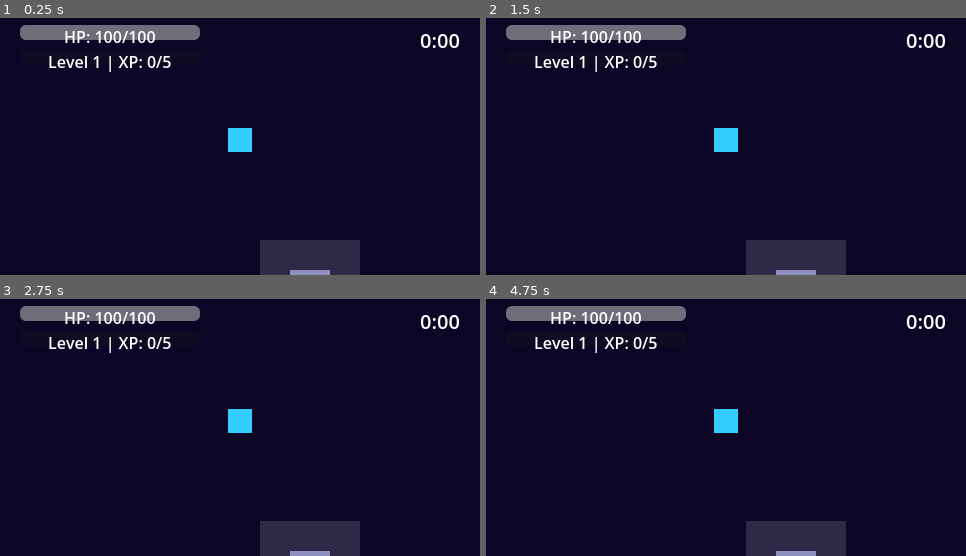
Above: before the commit, frames 1-4 (two rows, left to right).
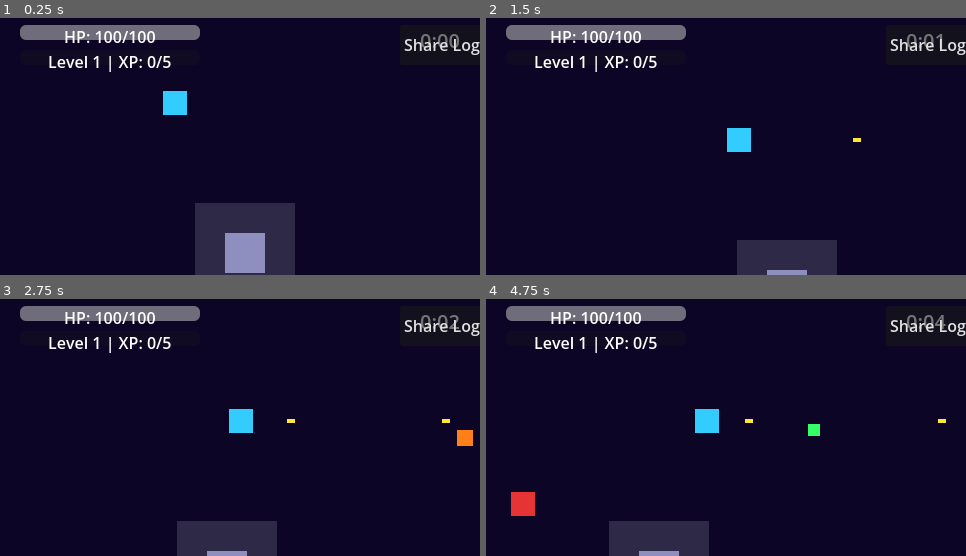
Above: after the commit, the same moments.

Repository: jlromgaz/Astro-Reaper
Game: Godot game, scene res://scenes/main/main.tscn
The game is run twice, just before and just after one commit, with the same random seed, the same clock (stepped at 60 frames per second) and the same inputs.
Inputs (mouse positions are in pixels of both pictures, inside the frame that each line leads up to):
- Up to frame 1 (0.25 s): no input
- Up to frame 2 (1.5 s): click (927, 46) at 0.5 s, where only the run after the commit has a clickable "Share Log"; move the mouse to (831, 125) at 1.27 s; hold D (move_right) from 1.28 s (still down); click (831, 125) at 1.42 s
- Up to frame 3 (2.75 s): release D (move_right) at 2 s; drag from (144, 435) to (216, 473) at 2.02 s
- Up to frame 4 (4.75 s): move the mouse to (774, 360) at 2.77 s; hold D (move_right) 2.78-3.5 s; click (774, 360) at 2.92 s; drag from (702, 473) to (582, 381) at 3.52 s; move the mouse to (870, 460) at 4.27 s; hold A (move_left) from 4.28 s (still down); click (870, 460) at 4.42 s

The runs differ from the first frame. In frame 1, 8.3% of the frame differs, in the area x 33-100%, y 6-100%; in frame 2, 1.7%; in frame 3, 5.5%; in frame 4, 7.6%.
Error before the commit: Parse Error: Cannot find member "clamp_length" in base "Vector2". (res://scripts/player/player.gd:39)

Commit message:
feat(gameplay): Enhance game configuration, UI, and enemy mechanics
- Updated project.godot with improved configuration comments and added features.
- Introduced a damage popup in the HUD for player feedback on damage taken.
- Adjusted enemy damage values for better game balance, reducing damage from various enemy types.
- Refined enemy scripts to ensure consistent type handling and improved readability.
- Enhanced player script with invincibility mechanics after taking damage.
- Improved weapon scripts for better type handling and targeting mechanics.

These changes aim to enhance gameplay experience and balance while providing clearer feedback to players.

Diff:
--- a/project.godot
+++ b/project.godot
@@ -1,5 +1,10 @@
 ; Engine configuration file.
-; Astro Reaper - Survivors-like space auto-shooter roguelite
+; It's best edited using the editor UI and not directly,
+; since the parameters that go here are not all obvious.
+;
+; Format:
+;   [section] ; section goes between []
+;   param=value ; assign values to parameters
 
 config_version=5
 
@@ -7,12 +12,18 @@
 
 config/name="Astro Reaper"
 run/main_scene="res://scenes/main/main.tscn"
+config/features=PackedStringArray("4.6")
 
 [autoload]
 
 EventBus="*res://scripts/core/event_bus.gd"
 GameManager="*res://scripts/core/game_manager.gd"
 DebugLog="*res://scripts/core/debug_log.gd"
+
+[debug]
+
+file_logging/enable_file_logging=true
+file_logging/max_log_files=3
 
 [display]
 
@@ -23,12 +34,6 @@
 window/handheld/orientation=1
 window/size/test_width=0
 window/size/test_height=0
-
-[debug]
-
-file_logging/enable_file_logging=true
-file_logging/log_path="user://logs/godot.log"
-file_logging/max_log_files=3
 
 [input]
 
@@ -65,5 +70,5 @@
 
 [rendering]
 
+textures/canvas_textures/default_texture_filter=0
 renderer/rendering_method="mobile"
-textures/canvas_textures/default_texture_filter=0
--- a/scenes/ui/hud.tscn
+++ b/scenes/ui/hud.tscn
@@ -22,6 +22,16 @@
 text = "HP: 100/100"
 horizontal_alignment = 1
 vertical_alignment = 1
+
+[node name="DamagePopup" type="Label" parent="."]
+visible = false
+offset_left = 210.0
+offset_top = 15.0
+offset_right = 280.0
+offset_bottom = 45.0
+theme_override_colors/font_color = Color(1, 0.3, 0.3, 1)
+theme_override_font_sizes/font_size = 18
+text = "-0"
 
 [node name="XPBar" type="ProgressBar" parent="."]
 offset_left = 20.0
--- a/scripts/bullets/bullet_enemy.gd
+++ b/scripts/bullets/bullet_enemy.gd
@@ -1,7 +1,7 @@
 extends Area2D
 ## Enemy projectile. Hits player.
 
-var damage: float = 8.0
+var damage: float = 4.0
 var speed: float = 180.0
 var _direction := Vector2.RIGHT
 
--- a/scripts/bullets/bullet_missile.gd
+++ b/scripts/bullets/bullet_missile.gd
@@ -24,9 +24,9 @@
 		queue_free()
 		return
 
-	var target := _find_nearest_enemy()
+	var target: Node2D = _find_nearest_enemy()
 	if target:
-		var to_target := (target.global_position - global_position).normalized()
+		var to_target: Vector2 = (target.global_position - global_position).normalized()
 		_velocity = _velocity.lerp(to_target * speed, HOMING_STRENGTH * delta).limit_length(speed)
 
 	position += _velocity * delta
@@ -34,14 +34,14 @@
 
 
 func _find_nearest_enemy() -> Node2D:
-	var enemies := get_tree().get_nodes_in_group("enemies")
+	var enemies: Array = get_tree().get_nodes_in_group("enemies")
 	var nearest: Node2D = null
-	var nearest_dist := INF
+	var nearest_dist: float = INF
 	for node in enemies:
-		var body := node as Node2D
+		var body: Node2D = node as Node2D
 		if not is_instance_valid(body):
 			continue
-		var d := global_position.distance_squared_to(body.global_position)
+		var d: float = global_position.distance_squared_to(body.global_position)
 		if d < nearest_dist:
 			nearest_dist = d
 			nearest = body
--- a/scripts/core/debug_log.gd
+++ b/scripts/core/debug_log.gd
@@ -27,8 +27,8 @@
 
 
 func _log(category: String, message: String, level: String = "INFO") -> void:
-	var timestamp := Time.get_time_string_from_system()
-	var line := "[%s][%s][%s] %s" % [timestamp, level, category, message]
+	var timestamp: String = Time.get_time_string_from_system()
+	var line: String = "[%s][%s][%s] %s" % [timestamp, level, category, message]
 	_log_lines.append(line)
 	if _log_lines.size() > MAX_LOG_LINES:
 		_log_lines.remove_at(0)
@@ -37,7 +37,7 @@
 
 
 func _write_to_file(line: String) -> void:
-	var f := FileAccess.open(LOG_PATH, FileAccess.READ_WRITE)
+	var f: FileAccess = FileAccess.open(LOG_PATH, FileAccess.READ_WRITE)
 	if not f:
 		f = FileAccess.open(LOG_PATH, FileAccess.WRITE)
 	if f:
@@ -56,11 +56,11 @@
 
 func share_log() -> void:
 	## On Android, opens share intent with log content.
-	var content := get_log_content()
+	var content: String = get_log_content()
 	if content.is_empty():
 		content = "(no log entries)"
 	if OS.get_name() == "Android":
-		var f := FileAccess.open(LOG_PATH, FileAccess.WRITE)
+		var f: FileAccess = FileAccess.open(LOG_PATH, FileAccess.WRITE)
 		if f:
 			f.store_string(content)
 			f.close()
@@ -73,5 +73,5 @@
 func _android_share_file(path: String) -> void:
 	## Uses Godot's DisplayServer for Android share.
 	## Requires Android plugin or Engine singleton - simplified for MVP.
-	var abspath := ProjectSettings.globalize_path(path)
+	var abspath: String = ProjectSettings.globalize_path(path)
 	OS.shell_open("file://" + abspath)
--- a/scripts/enemies/enemy_boss.gd
+++ b/scripts/enemies/enemy_boss.gd
@@ -4,7 +4,7 @@
 
 const SPEED := 25.0
 const HP := 500.0
-const DAMAGE := 25.0
+const DAMAGE := 12.0
 const XP_VALUE := 20
 
 var hp: float = HP
@@ -43,11 +43,11 @@
 		_is_charging = true
 		call_deferred("_start_charge_timer")
 		return
-	var dir := (_player.global_position - global_position).normalized()
+	var dir: Vector2 = (_player.global_position - global_position).normalized()
 	velocity = dir * SPEED
 	move_and_slide()
 	if get_slide_collision_count() > 0:
-		var col := get_slide_collision(0)
+		var col: KinematicCollision2D = get_slide_collision(0)
 		if col.get_collider().is_in_group("player"):
 			col.get_collider().take_damage(DAMAGE, self)
 
@@ -59,7 +59,7 @@
 
 func _check_charge_collision() -> void:
 	for i in range(get_slide_collision_count()):
-		var col := get_slide_collision(i)
+		var col: KinematicCollision2D = get_slide_collision(i)
 		if col.get_collider().is_in_group("player"):
 			col.get_collider().take_damage(DAMAGE * 1.5, self)
 
@@ -80,8 +80,8 @@
 
 
 func _spawn_xp() -> void:
-	var xp_scene := preload("res://scenes/pickups/xp_pickup.tscn")
-	var xp := xp_scene.instantiate()
+	var xp_scene: PackedScene = preload("res://scenes/pickups/xp_pickup.tscn")
+	var xp: Node = xp_scene.instantiate()
 	xp.global_position = global_position
 	if xp.has_method("set_value"):
 		xp.set_value(XP_VALUE)
--- a/scripts/enemies/enemy_drone.gd
+++ b/scripts/enemies/enemy_drone.gd
@@ -3,7 +3,7 @@
 
 const SPEED := 50.0
 const HP := 20.0
-const DAMAGE := 10.0
+const DAMAGE := 5.0
 const XP_VALUE := 1
 
 var hp: float = HP
@@ -24,11 +24,11 @@
 func _physics_process(delta: float) -> void:
 	if not _player or not GameManager.is_playing():
 		return
-	var dir := (_player.global_position - global_position).normalized()
+	var dir: Vector2 = (_player.global_position - global_position).normalized()
 	velocity = dir * SPEED
 	move_and_slide()
 	if get_slide_collision_count() > 0:
-		var col := get_slide_collision(0)
+		var col: KinematicCollision2D = get_slide_collision(0)
 		if col.get_collider().is_in_group("player"):
 			col.get_collider().take_damage(DAMAGE, self)
 
@@ -48,8 +48,8 @@
 
 
 func _spawn_xp() -> void:
-	var xp_scene := preload("res://scenes/pickups/xp_pickup.tscn")
-	var xp := xp_scene.instantiate()
+	var xp_scene: PackedScene = preload("res://scenes/pickups/xp_pickup.tscn")
+	var xp: Node = xp_scene.instantiate()
 	xp.global_position = global_position
 	if xp.has_method("set_value"):
 		xp.set_value(XP_VALUE)
--- a/scripts/enemies/enemy_kamikaze.gd
+++ b/scripts/enemies/enemy_kamikaze.gd
@@ -3,7 +3,7 @@
 
 const SPEED := 120.0
 const HP := 8.0
-const DAMAGE := 15.0
+const DAMAGE := 8.0
 const XP_VALUE := 1
 
 var hp: float = HP
@@ -24,11 +24,11 @@
 func _physics_process(delta: float) -> void:
 	if not _player or not GameManager.is_playing():
 		return
-	var dir := (_player.global_position - global_position).normalized()
+	var dir: Vector2 = (_player.global_position - global_position).normalized()
 	velocity = dir * SPEED
 	move_and_slide()
 	if get_slide_collision_count() > 0:
-		var col := get_slide_collision(0)
+		var col: KinematicCollision2D = get_slide_collision(0)
 		if col.get_collider().is_in_group("player"):
 			col.get_collider().take_damage(DAMAGE, self)
 
@@ -48,8 +48,8 @@
 
 
 func _spawn_xp() -> void:
-	var xp_scene := preload("res://scenes/pickups/xp_pickup.tscn")
-	var xp := xp_scene.instantiate()
+	var xp_scene: PackedScene = preload("res://scenes/pickups/xp_pickup.tscn")
+	var xp: Node = xp_scene.instantiate()
 	xp.global_position = global_position
 	if xp.has_method("set_value"):
 		xp.set_value(XP_VALUE)
--- a/scripts/enemies/enemy_ranged.gd
+++ b/scripts/enemies/enemy_ranged.gd
@@ -3,7 +3,7 @@
 
 const SPEED := 40.0
 const HP := 30.0
-const DAMAGE := 8.0
+const DAMAGE := 4.0
 const XP_VALUE := 2
 const ATTACK_COOLDOWN := 1.2
 const BULLET_SPEED := 180.0
@@ -29,7 +29,7 @@
 func _physics_process(delta: float) -> void:
 	if not _player or not GameManager.is_playing():
 		return
-	var dir := (_player.global_position - global_position).normalized()
+	var dir: Vector2 = (_player.global_position - global_position).normalized()
 	velocity = dir * SPEED
 	move_and_slide()
 	_try_shoot(delta)
@@ -43,8 +43,8 @@
 
 
 func _shoot() -> void:
-	var bullet := _bullet_scene.instantiate()
-	var dir := (_player.global_position - global_position).normalized()
+	var bullet: Node = _bullet_scene.instantiate()
+	var dir: Vector2 = (_player.global_position - global_position).normalized()
 	bullet.global_position = global_position + dir * 20
 	if bullet.has_method("setup"):
 		bullet.setup(DAMAGE, BULLET_SPEED, dir)
@@ -66,8 +66,8 @@
 
 
 func _spawn_xp() -> void:
-	var xp_scene := preload("res://scenes/pickups/xp_pickup.tscn")
-	var xp := xp_scene.instantiate()
+	var xp_scene: PackedScene = preload("res://scenes/pickups/xp_pickup.tscn")
+	var xp: Node = xp_scene.instantiate()
 	xp.global_position = global_position
 	if xp.has_method("set_value"):
 		xp.set_value(XP_VALUE)
--- a/scripts/enemies/enemy_tank.gd
+++ b/scripts/enemies/enemy_tank.gd
@@ -3,7 +3,7 @@
 
 const SPEED := 25.0
 const HP := 80.0
-const DAMAGE := 12.0
+const DAMAGE := 6.0
 const XP_VALUE := 3
 
 var hp: float = HP
@@ -24,11 +24,11 @@
 func _physics_process(delta: float) -> void:
 	if not _player or not GameManager.is_playing():
 		return
-	var dir := (_player.global_position - global_position).normalized()
+	var dir: Vector2 = (_player.global_position - global_position).normalized()
 	velocity = dir * SPEED
 	move_and_slide()
 	if get_slide_collision_count() > 0:
-		var col := get_slide_collision(0)
+		var col: KinematicCollision2D = get_slide_collision(0)
 		if col.get_collider().is_in_group("player"):
 			col.get_collider().take_damage(DAMAGE, self)
 
@@ -48,8 +48,8 @@
 
 
 func _spawn_xp() -> void:
-	var xp_scene := preload("res://scenes/pickups/xp_pickup.tscn")
-	var xp := xp_scene.instantiate()
+	var xp_scene: PackedScene = preload("res://scenes/pickups/xp_pickup.tscn")
+	var xp: Node = xp_scene.instantiate()
 	xp.global_position = global_position
 	if xp.has_method("set_value"):
 		xp.set_value(XP_VALUE)
--- a/scripts/main/main.gd
+++ b/scripts/main/main.gd
@@ -28,20 +28,20 @@
 	for action in ["move_up", "move_down", "move_left", "move_right"]:
 		if not InputMap.has_action(action):
 			InputMap.add_action(action)
-	var keys := {"move_up": KEY_W, "move_down": KEY_S, "move_left": KEY_A, "move_right": KEY_D}
+	var keys: Dictionary = {"move_up": KEY_W, "move_down": KEY_S, "move_left": KEY_A, "move_right": KEY_D}
 	for action in keys:
-		var ev := InputEventKey.new()
+		var ev: InputEventKey = InputEventKey.new()
 		ev.keycode = keys[action]
 		InputMap.action_add_event(action, ev)
-	var arrows := {"move_up": KEY_UP, "move_down": KEY_DOWN, "move_left": KEY_LEFT, "move_right": KEY_RIGHT}
+	var arrows: Dictionary = {"move_up": KEY_UP, "move_down": KEY_DOWN, "move_left": KEY_LEFT, "move_right": KEY_RIGHT}
 	for action in arrows:
-		var ev := InputEventKey.new()
+		var ev: InputEventKey = InputEventKey.new()
 		ev.keycode = arrows[action]
 		InputMap.action_add_event(action, ev)
 
 
 func _add_spawner_script() -> void:
-	var spawner_script := preload("res://scripts/systems/enemy_spawner.gd").new()
+	var spawner_script: Node = preload("res://scripts/systems/enemy_spawner.gd").new()
 	spawner_script.name = "SpawnerScript"
 	spawner.add_child(spawner_script)
 	_spawner_script = spawner_script
@@ -56,7 +56,7 @@
 		$GameWorld/Camera2D.global_position = player.global_position
 	# Keyboard fallback for desktop testing (disabled on mobile)
 	if OS.get_name() != "Android" and OS.get_name() != "iOS":
-		var key_input := Vector2.ZERO
+		var key_input: Vector2 = Vector2.ZERO
 		if Input.is_action_pressed("move_right"):
 			key_input.x += 1
 		if Input.is_action_pressed("move_left"):
--- a/scripts/pickups/xp_pickup.gd
+++ b/scripts/pickups/xp_pickup.gd
@@ -9,12 +9,12 @@
 
 
 func _process(_delta: float) -> void:
-	var player := get_tree().get_first_node_in_group("player") as Node2D
+	var player: Node2D = get_tree().get_first_node_in_group("player") as Node2D
 	if not player:
 		return
-	var dist := global_position.distance_to(player.global_position)
+	var dist: float = global_position.distance_to(player.global_position)
 	if player.has_method("get_pickup_radius"):
-		var radius := player.get_pickup_radius()
+		var radius: float = player.get_pickup_radius()
 		if dist <= radius:
 			_collect(player)
 
--- a/scripts/player/player.gd
+++ b/scripts/player/player.gd
@@ -2,7 +2,7 @@
 ## Player ship. Movement via virtual joystick, auto-fire.
 
 const BASE_SPEED := 120.0
-const BASE_HP := 100.0
+const BASE_HP := 150.0
 
 var max_hp: float = BASE_HP
 var current_hp: float = BASE_HP
@@ -14,6 +14,8 @@
 var _weapons: Array[Node2D] = []
 var _fire_timer: float = 0.0
 var _fire_interval: float = 0.5  # 2 shots/sec base
+const INVINCIBILITY_TIME := 0.8  # Seconds immune after taking damage
+var _invincibility_timer: float = 0.0
 
 
 func _ready() -> void:
@@ -25,22 +27,25 @@
 
 func _on_game_started() -> void:
 	current_hp = max_hp
+	_invincibility_timer = 0.0
 
 
 func _physics_process(delta: float) -> void:
 	if not GameManager.is_playing():
 		return
+	if _invincibility_timer > 0:
+		_invincibility_timer -= delta
 	velocity = _move_input * BASE_SPEED
 	move_and_slide()
 	_try_fire(delta)
 
 
 func set_move_input(direction: Vector2) -> void:
-	_move_input = direction.clamp_length(1.0)
+	_move_input = direction.limit_length(1.0)
 
 
 func _add_weapon(script: GDScript) -> void:
-	var w := script.new() as Node2D
+	var w: Node2D = script.new() as Node2D
 	add_child(w)
 	_weapons.append(w)
 
@@ -66,7 +71,7 @@
 
 func _try_fire(delta: float) -> void:
 	_fire_timer += delta
-	var interval := _fire_interval / fire_rate_mult
+	var interval: float = _fire_interval / fire_rate_mult
 	if _fire_timer >= interval:
 		_fire_timer = 0.0
 		for w in _weapons:
@@ -75,7 +80,10 @@
 
 
 func take_damage(amount: float, _source: Node = null) -> void:
+	if _invincibility_timer > 0:
+		return  # Still invincible from previous hit
 	current_hp -= amount
+	_invincibility_timer = INVINCIBILITY_TIME
 	DebugLog.log_info("COMBAT", "Player took %.0f damage, HP: %.0f" % [amount, current_hp])
 	EventBus.player_damaged.emit(amount, _source)
 	if current_hp <= 0:
--- a/scripts/systems/enemy_spawner.gd
+++ b/scripts/systems/enemy_spawner.gd
@@ -34,15 +34,15 @@
 
 
 func _get_spawn_interval() -> float:
-	var run_minutes := GameManager.run_time / 60.0
-	var scale_factor := 1.0 - run_minutes * 0.04
+	var run_minutes: float = GameManager.run_time / 60.0
+	var scale_factor: float = 1.0 - run_minutes * 0.04
 	scale_factor = clampf(scale_factor, 0.4, 1.0)
 	return clampf(BASE_SPAWN_INTERVAL * scale_factor, MIN_SPAWN_INTERVAL, BASE_SPAWN_INTERVAL)
 
 
 func _get_enemy_scene() -> PackedScene:
-	var run_time := GameManager.run_time
-	var roll := randf()
+	var run_time: float = GameManager.run_time
+	var roll: float = randf()
 	if run_time < 30.0:
 		return _enemy_drone if roll < 0.6 else _enemy_kamikaze
 	elif run_time < 60.0:
@@ -70,7 +70,7 @@
 		return
 	_try_spawn_boss()
 	_spawn_timer += delta
-	var interval := _get_spawn_interval()
+	var interval: float = _get_spawn_interval()
 	if _spawn_timer >= interval:
 		_spawn_timer = 0.0
 		_spawn_enemy()
@@ -84,8 +84,8 @@
 	_boss_spawned = true
 	if not _world or not _player:
 		return
-	var boss := _enemy_boss.instantiate() as CharacterBody2D
-	var offset := Vector2(250, 0)
+	var boss: CharacterBody2D = _enemy_boss.instantiate() as CharacterBody2D
+	var offset: Vector2 = Vector2(250, 0)
 	if randi() % 2 == 0:
 		offset.x = -offset.x
 	boss.global_position = _player.global_position + offset
@@ -99,8 +99,8 @@
 	if not _world or not _player:
 		return
 	var scene: PackedScene = _get_enemy_scene()
-	var enemy := scene.instantiate() as CharacterBody2D
-	var offset := Vector2(randf_range(200, 350), randf_range(-150, 150))
+	var enemy: CharacterBody2D = scene.instantiate() as CharacterBody2D
+	var offset: Vector2 = Vector2(randf_range(200, 350), randf_range(-150, 150))
 	if randi() % 2 == 0:
 		offset.x = -offset.x
 	if randi() % 2 == 0:
--- a/scripts/ui/hud.gd
+++ b/scripts/ui/hud.gd
@@ -14,8 +14,10 @@
 @onready var restart_btn: Button = $GameOverPanel/VBox/RestartBtn
 @onready var debug_panel: HBoxContainer = $DebugPanel
 @onready var share_log_btn: Button = $DebugPanel/ShareLogBtn
+@onready var damage_popup: Label = $DamagePopup
 
 var _player: Node2D
+var _damage_popup_timer: float = 0.0
 var _xp_current := 0
 var _xp_to_level := 5
 var _level := 1
@@ -37,11 +39,21 @@
 	EventBus.game_ended.connect(_on_game_ended)
 
 
-func _process(_delta: float) -> void:
+func _process(delta: float) -> void:
+	if _damage_popup_timer > 0:
+		_damage_popup_timer -= delta
+		if _damage_popup_timer <= 0:
+			damage_popup.visible = false
 	if GameManager.current_state == GameManager.State.PLAYING:
-		var mins := int(GameManager.run_time) / 60
-		var secs := int(GameManager.run_time) % 60
+		var mins: int = int(GameManager.run_time) / 60
+		var secs: int = int(GameManager.run_time) % 60
 		timer_label.text = "%d:%02d" % [mins, secs]
+
+
+func _show_damage_popup(amount: int) -> void:
+	damage_popup.text = "-%d" % amount
+	damage_popup.visible = true
+	_damage_popup_timer = 1.2
 
 
 func _on_player_spawned(player: Node2D) -> void:
@@ -49,8 +61,9 @@
 	_update_hp()
 
 
-func _on_player_damaged(_amount: float, _source: Node) -> void:
+func _on_player_damaged(amount: float, _source: Node) -> void:
 	_update_hp()
+	_show_damage_popup(int(amount))
 
 
 func _on_player_died() -> void:
@@ -62,8 +75,8 @@
 	if not _player:
 		return
 	if _player.has_method("get_current_hp"):
-		var hp := _player.current_hp
-		var max_hp := _player.max_hp
+		var hp: float = _player.current_hp
+		var max_hp: float = _player.max_hp
 		hp_bar.max_value = max_hp
 		hp_bar.value = hp
 		hp_label.text = "HP: %d/%d" % [int(hp), int(max_hp)]
@@ -97,16 +110,16 @@
 	level_up_panel.visible = true
 	for c in upgrade_buttons.get_children():
 		c.queue_free()
-	var choices := _get_upgrade_choices()
+	var choices: Array = _get_upgrade_choices()
 	for i in range(min(3, choices.size())):
-		var btn := Button.new()
+		var btn: Button = Button.new()
 		btn.text = choices[i]
 		btn.pressed.connect(_on_upgrade_btn_pressed.bind(choices[i]))
 		upgrade_buttons.add_child(btn)
 
 
 func _get_upgrade_choices() -> Array[String]:
-	var pool := ["+10% Damage", "+10% Fire Rate", "+20 Max HP", "+Laser Weapon", "+Missiles Weapon"]
+	var pool: Array = ["+10% Damage", "+10% Fire Rate", "+20 Max HP", "+Laser Weapon", "+Missiles Weapon"]
 	pool.shuffle()
 	return pool.slice(0, 3)
 
@@ -144,8 +157,8 @@
 func _show_game_over(reason: String = "death") -> void:
 	game_over_panel.visible = true
 	game_over_title.text = "VICTORY" if reason == "victory" else "GAME OVER"
-	var mins := int(GameManager.run_time) / 60
-	var secs := int(GameManager.run_time) % 60
+	var mins: int = int(GameManager.run_time) / 60
+	var secs: int = int(GameManager.run_time) % 60
 	game_over_summary.text = "Time: %d:%02d | Level: %d" % [mins, secs, _level]
 
 
--- a/scripts/ui/virtual_joystick.gd
+++ b/scripts/ui/virtual_joystick.gd
@@ -19,9 +19,9 @@
 
 func _input(event: InputEvent) -> void:
 	if event is InputEventScreenTouch:
-		var e := event as InputEventScreenTouch
-		var canvas_pos := get_viewport().get_canvas_transform().affine_inverse() * e.position
-		var local := get_global_transform_with_canvas().affine_inverse() * canvas_pos
+		var e: InputEventScreenTouch = event as InputEventScreenTouch
+		var canvas_pos: Vector2 = get_viewport().get_canvas_transform().affine_inverse() * e.position
+		var local: Vector2 = get_global_transform_with_canvas().affine_inverse() * canvas_pos
 		if e.pressed:
 			if _base.get_global_rect().has_point(canvas_pos):
 				_dragging = true
@@ -30,13 +30,13 @@
 			_dragging = false
 			_reset_knob()
 	elif event is InputEventScreenDrag and _dragging:
-		var e := event as InputEventScreenDrag
-		var canvas_pos := get_viewport().get_canvas_transform().affine_inverse() * e.position
-		var local := get_global_transform_with_canvas().affine_inverse() * canvas_pos
+		var e: InputEventScreenDrag = event as InputEventScreenDrag
+		var canvas_pos: Vector2 = get_viewport().get_canvas_transform().affine_inverse() * e.position
+		var local: Vector2 = get_global_transform_with_canvas().affine_inverse() * canvas_pos
 		_update_knob(local)
 	elif event is InputEventMouseButton:
-		var e := event as InputEventMouseButton
-		var local := get_local_mouse_position()
+		var e: InputEventMouseButton = event as InputEventMouseButton
+		var local: Vector2 = get_local_mouse_position()
 		if e.pressed:
 			if _base.get_global_rect().has_point(get_global_mouse_position()):
 				_dragging = true
@@ -49,13 +49,13 @@
 
 
 func _update_knob(local_pos: Vector2) -> void:
-	var delta := local_pos - _base_center
-	var dist := delta.length()
-	var dir := delta.normalized() if dist > 0 else Vector2.ZERO
+	var delta: Vector2 = local_pos - _base_center
+	var dist: float = delta.length()
+	var dir: Vector2 = delta.normalized() if dist > 0 else Vector2.ZERO
 	if dist > KNOB_RANGE:
 		delta = dir * KNOB_RANGE
 	_knob.position = _base_center + delta - _knob.size / 2
-	var out := dir * (min(dist, KNOB_RANGE) / KNOB_RANGE)
+	var out: Vector2 = dir * (min(dist, KNOB_RANGE) / KNOB_RANGE)
 	if out.length() < DEADZONE:
 		out = Vector2.ZERO
 	input_changed.emit(out)
--- a/scripts/weapons/weapon_blaster.gd
+++ b/scripts/weapons/weapon_blaster.gd
@@ -7,7 +7,7 @@
 
 
 func fire(owner_ship: Node2D, damage_mult: float = 1.0) -> void:
-	var bullet := PROJECTILE_SCENE.instantiate() as Area2D
+	var bullet: Area2D = PROJECTILE_SCENE.instantiate() as Area2D
 	bullet.global_position = owner_ship.global_position
 	bullet.rotation = owner_ship.rotation
 	owner_ship.get_parent().add_child(bullet)
--- a/scripts/weapons/weapon_laser.gd
+++ b/scripts/weapons/weapon_laser.gd
@@ -1,18 +1,35 @@
 extends Node2D
-## Beam weapon - instant-hit line that damages all enemies in path.
+## Beam weapon - aims at nearest enemy, damages all in path.
 
 const PROJECTILE_SCENE := preload("res://scenes/bullets/bullet_laser.tscn")
 const DAMAGE := 12.0
-
-
 const BEAM_HALF_LENGTH := 125.0
 
 
 func fire(owner_ship: Node2D, damage_mult: float = 1.0) -> void:
-	var beam := PROJECTILE_SCENE.instantiate() as Area2D
-	var forward := Vector2.RIGHT.rotated(owner_ship.rotation)
-	beam.global_position = owner_ship.global_position + forward * BEAM_HALF_LENGTH
-	beam.rotation = owner_ship.rotation
+	var target: Node2D = _find_nearest_enemy(owner_ship)
+	var dir: Vector2 = Vector2.RIGHT
+	if target and is_instance_valid(target):
+		dir = (target.global_position - owner_ship.global_position).normalized()
+	var angle: float = dir.angle()
+	var beam: Area2D = PROJECTILE_SCENE.instantiate() as Area2D
+	beam.global_position = owner_ship.global_position + dir * BEAM_HALF_LENGTH
+	beam.rotation = angle
 	owner_ship.get_parent().add_child(beam)
 	if beam.has_method("setup"):
 		beam.setup(DAMAGE * damage_mult, owner_ship)
+
+
+func _find_nearest_enemy(owner_ship: Node2D) -> Node2D:
+	var enemies: Array = owner_ship.get_tree().get_nodes_in_group("enemies")
+	var nearest: Node2D = null
+	var nearest_dist: float = INF
+	for node in enemies:
+		var body: Node2D = node as Node2D
+		if not is_instance_valid(body):
+			continue
+		var d: float = owner_ship.global_position.distance_squared_to(body.global_position)
+		if d < nearest_dist:
+			nearest_dist = d
+			nearest = body
+	return nearest
--- a/scripts/weapons/weapon_missiles.gd
+++ b/scripts/weapons/weapon_missiles.gd
@@ -7,7 +7,7 @@
 
 
 func fire(owner_ship: Node2D, damage_mult: float = 1.0) -> void:
-	var missile := PROJECTILE_SCENE.instantiate() as Area2D
+	var missile: Area2D = PROJECTILE_SCENE.instantiate() as Area2D
 	missile.global_position = owner_ship.global_position
 	missile.rotation = owner_ship.rotation
 	owner_ship.get_parent().add_child(missile)
